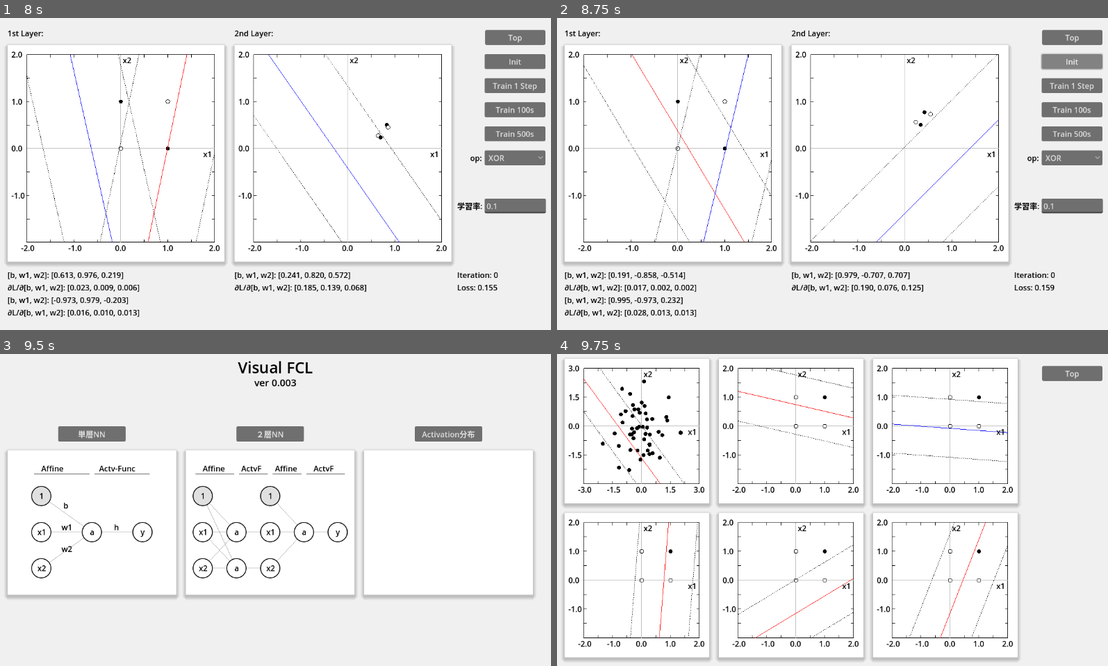
Above: before the commit, frames 1-4 (two rows, left to right).
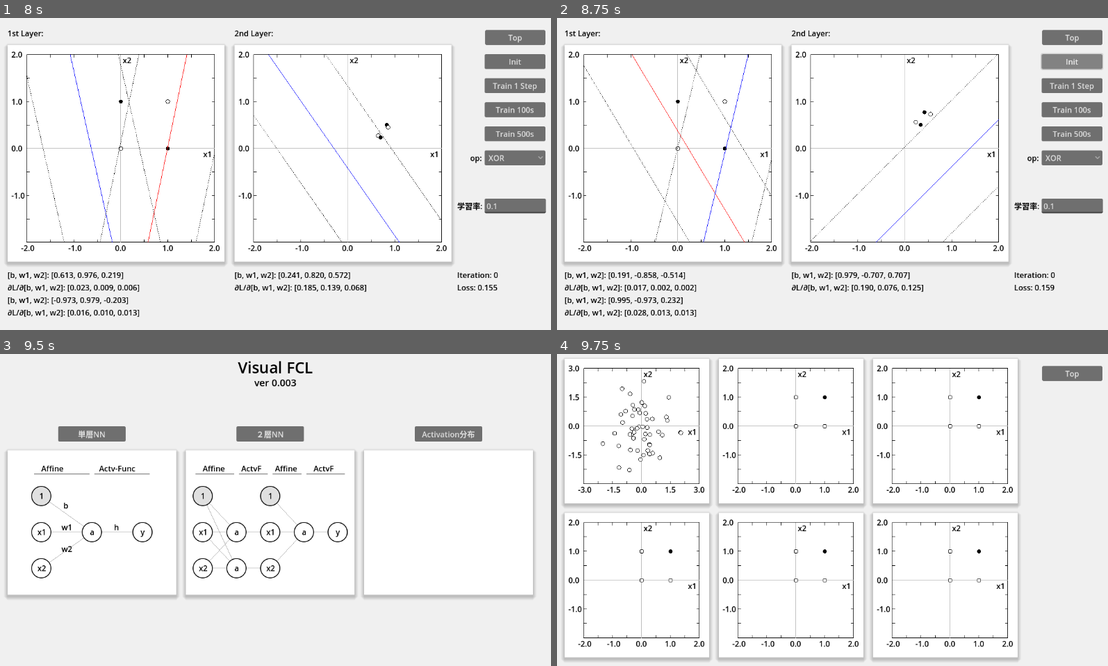
Above: after the commit, the same moments.

Repository: vivisuke/VisualFCL
Game: Godot game, scene res://top_scene.tscn
The game is run twice, just before and just after one commit, with the same random seed, the same clock (stepped at 60 frames per second) and the same inputs.
Inputs:
- Up to frame 1 (8 s): click "単層NN" at 0.5 s; click "Init" at 1.25 s; click "Train 1 Step" at 2 s; click "Train 100s" at 2.75 s; click "Train 500s" at 3.5 s; click "AND" at 4.25 s; click "Mini Batch" at 5 s; click "OR" at 5.75 s; click "Top" at 6.5 s; click "２層NN" at 7.25 s
- Up to frame 2 (8.75 s): click "Init" at 8 s
- Up to frame 3 (9.5 s): click "Top" at 8.75 s
- Up to frame 4 (9.75 s): click "Activation分布" at 9.5 s

Frames 1-3 are identical in both runs. In frame 4, 1.2% of the frame differs, in the area x 4-82%, y 4-92%.

Commit message:
0063 ◎ C 06/21 06/21 0.003│ToDo│Act分布シーン：分離線非表示可能に

Diff:
--- a/VisualFCL/scripts/GraphRect.gd
+++ b/VisualFCL/scripts/GraphRect.gd
@@ -34,6 +34,7 @@
 var ORG_Y = SPACE_TOP + GRAPH_HT/2
 const DOT_RADIUS = 4.0
 
+var to_draw_div_lines = true
 var dispersion = DSP_001					# 重み分散、0.01 | Xavier | He
 var distribution = UNIFORM_DISTRIBUTION		# 分布
 var maxv = 2.0								# グラフ範囲
@@ -190,12 +191,13 @@
 	else:
 		plot_points()
 	#
-	for i in range(vv_weight.size()):
-		var vw = vv_weight[i]
-		draw_div_line(vw, false)
-		var v = vw.duplicate()
-		v[0] += 1.0
-		draw_div_line(v, true)
-		v[0] -= 2.0
-		draw_div_line(v, true)
-	pass
+	if to_draw_div_lines:
+		for i in range(vv_weight.size()):
+			var vw = vv_weight[i]
+			draw_div_line(vw, false)
+			var v = vw.duplicate()
+			v[0] += 1.0
+			draw_div_line(v, true)
+			v[0] -= 2.0
+			draw_div_line(v, true)
+	pass
--- a/VisualFCL/scripts/activate_distri_scene.gd
+++ b/VisualFCL/scripts/activate_distri_scene.gd
@@ -48,6 +48,12 @@
 
 # Called when the node enters the scene tree for the first time.
 func _ready():
+	$GraphRect_1.to_draw_div_lines = false
+	$GraphRect_2.to_draw_div_lines = false
+	$GraphRect_3.to_draw_div_lines = false
+	$GraphRect_4.to_draw_div_lines = false
+	$GraphRect_5.to_draw_div_lines = false
+	$GraphRect_6.to_draw_div_lines = false
 	first_layer = FCN1Unit.new(N_INPUT, 1.0)
 	init()
 	pass # Replace with function body.
@@ -56,9 +62,15 @@
 	for i in range(N_INPUT/2):
 		var x = randfn(0.0, 1.0)
 		var y = randfn(0.0, 1.0)
-		vec_input.push_back([x, y, true])
+		vec_input.push_back([x, y, false])
 	$GraphRect_1.vec_input = vec_input
 	$GraphRect_1.maxv = 3.0
+	$GraphRect_1.queue_redraw()
+	$GraphRect_2.queue_redraw()
+	$GraphRect_3.queue_redraw()
+	$GraphRect_4.queue_redraw()
+	$GraphRect_5.queue_redraw()
+	$GraphRect_6.queue_redraw()
 # Called every frame. 'delta' is the elapsed time since the previous frame.
 func _process(delta):
 	pass
Not shown, changed: VisualFCL.spr
